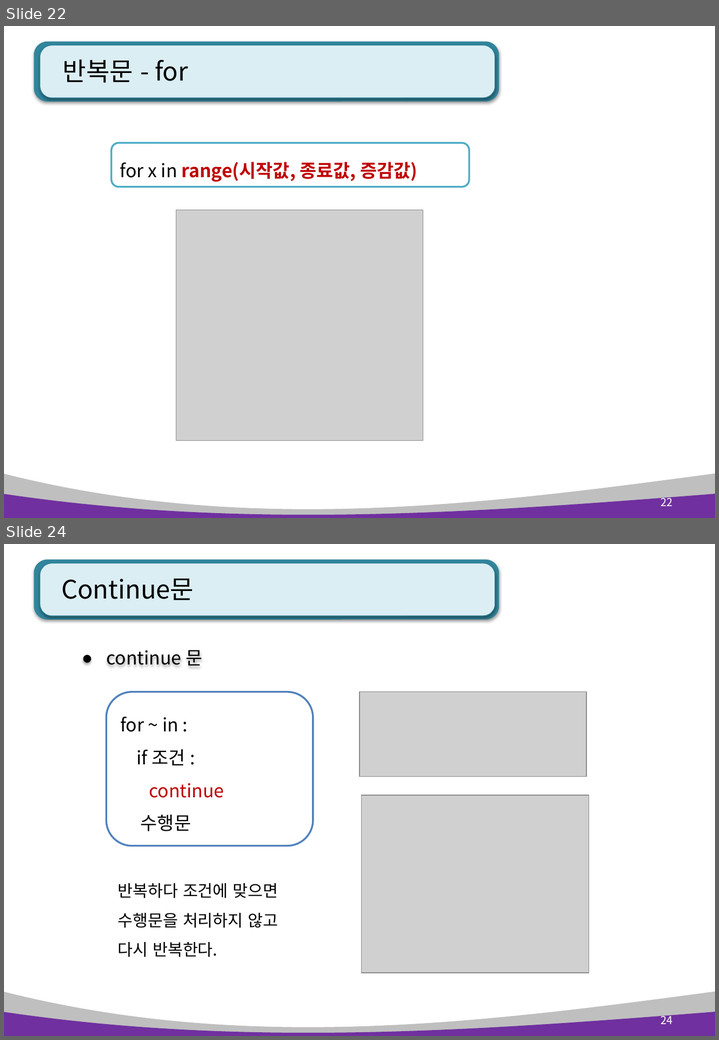
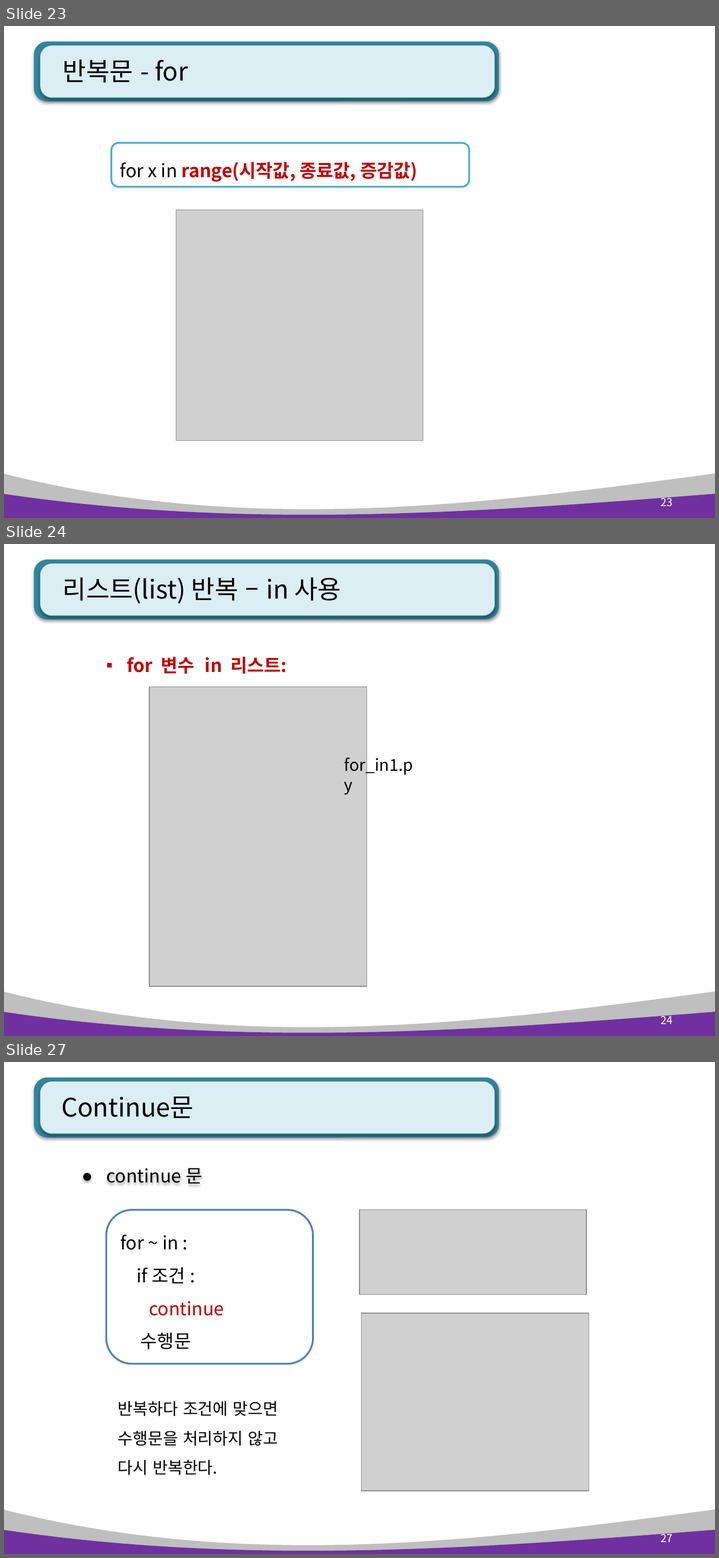
Before and after one commit to kiyongee2/green_pyworks, a slide deck: python_ppt_2023/Python 3장. 제어문(조건, 반복).pptx. Shown one above the other, each under a label of ours: slides 22 and 24 before the commit, slides 23, 24 and 27 after it; the slides between them are not shown. The pictures are 719x1040 and 719x1558 pixels, drawn with LibreOffice and Linux fonts; fonts in the diff are those of the drawing; grey boxes stand for pictures. Boxes give left, top, right and bottom in pixels: in the first picture for what was removed or moved away, otherwise in the second. Text is boxed around its words. In the diff, an @@ line names an element or a change of style, - is before the commit and + after.

Commit message:
조건반복문

```diff
--- a/python_ppt_2023/Python 3장. 제어문(조건, 반복).pptx
+++ b/python_ppt_2023/Python 3장. 제어문(조건, 반복).pptx
@@ slide 24 added at (4, 544, 715, 1036), background #FFFFFF; not listed: 4 template elements that a slide beside it also shows @@
@@ title added at (63, 577, 342, 603), 28 pt, text #000000 @@
+리스트(list) 반복 – in 사용
@@ text added at (127, 656, 286, 674), 20 pt, text #C00000, bold @@
+▪ for 변수 in 리스트:
@@ picture added at (149, 687, 366, 987) @@
@@ text added at (344, 754, 413, 775), 18 pt, text #000000 @@
+for_in1.py
@@ page number added at (661, 1013, 673, 1024), 12 pt, text #FFFFFF @@
+24
@@ what was slide 22 is now slide 23 @@
@@ page number at (661, 495, 673, 507): text changed @@
-22
+23
@@ what was slide 24 is now slide 27 @@
@@ page number at (661, 1531, 673, 1542): text changed @@
-24
+27
```
Also in this commit, not shown: 8 slides changed, 4 other slides added, 3 other files.
